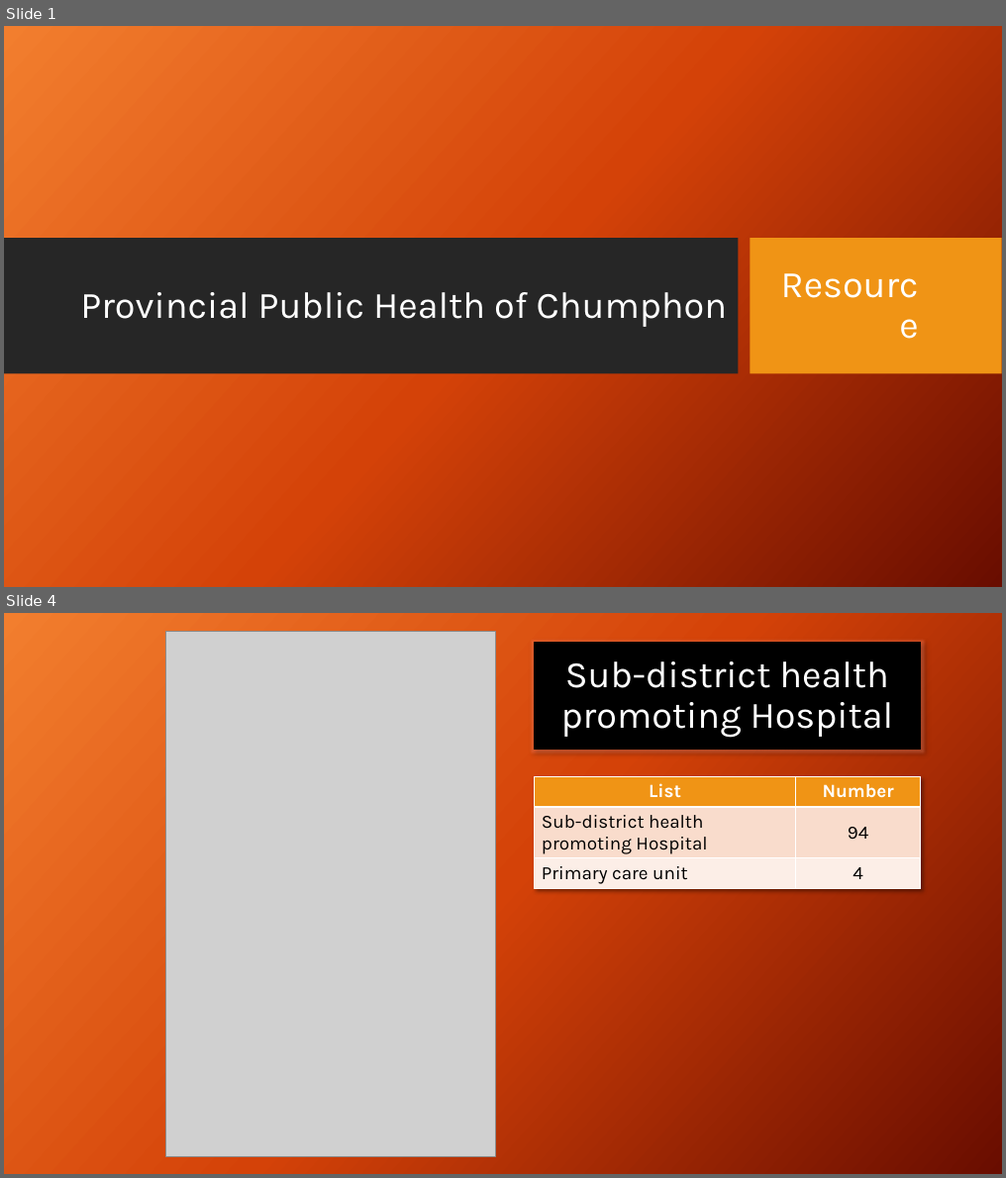
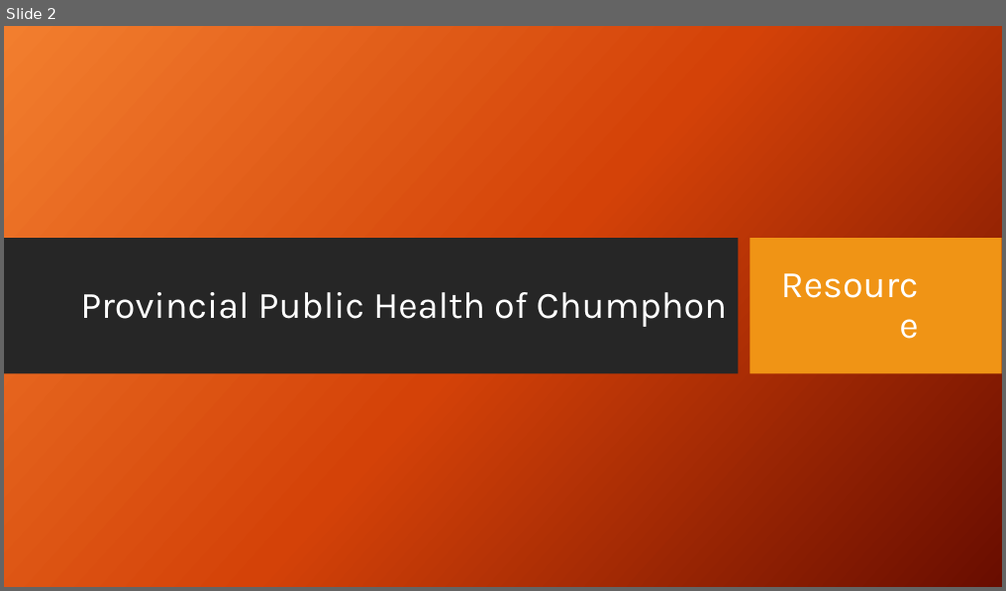
Before and after one commit to joblackpoc/Jobs_SSJ, a slide deck: gishealth_Eng.pptx. Shown one above the other, each under a label of ours: slides 1 and 4 before the commit, slide 2 after it; the slides between them are not shown. The pictures are 1006x1178 and 1006x591 pixels, drawn with LibreOffice and Linux fonts; fonts in the diff are those of the drawing; grey boxes stand for pictures; background and template pictures are left out. Boxes give left, top, right and bottom in pixels: in the first picture for what was removed or moved away, otherwise in the second. Text is boxed around its words. In the diff, an @@ line names an element or a change of style, - is before the commit and + after.

```diff
--- a/gishealth_Eng.pptx
+++ b/gishealth_Eng.pptx
@@ slide 4 removed at bbox=[4, 613, 1002, 1174], background gradient #F18031 to #D54209 to #6A0D00 @@
@@ picture removed at bbox=[165, 631, 495, 1157] @@
@@ title removed at bbox=[534, 642, 921, 749] @@
-Sub-district health promoting Hospital
@@ table removed at bbox=[534, 777, 921, 890], 3 rows, 2 columns @@
-List | Number
-Sub-district health promoting Hospital | 94
-Primary care unit | 4
@@ what was slide 1 is now slide 2 @@
```
Also in this commit, not shown: 4 slides changed, 4 slides added, 2 other slides removed, 2 other files.
